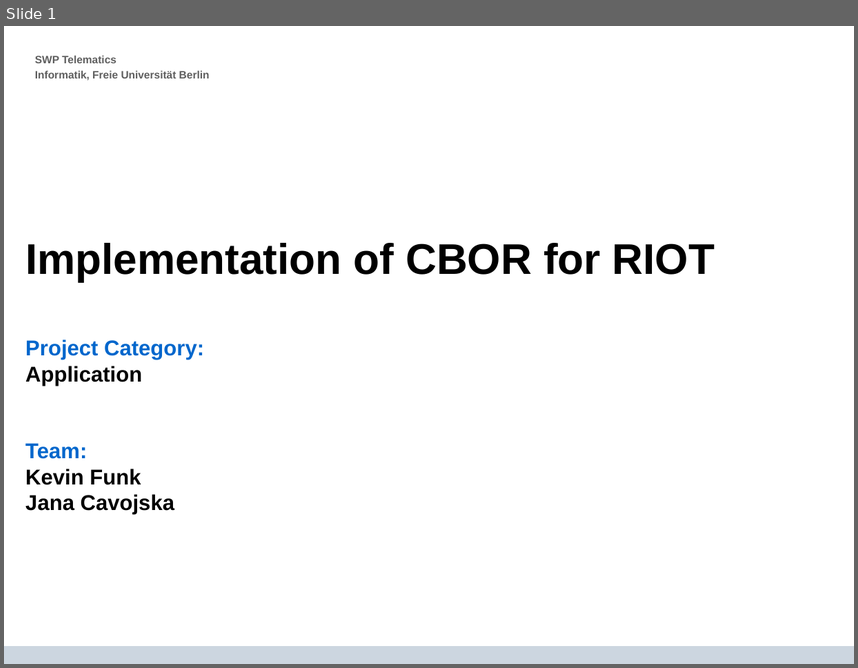
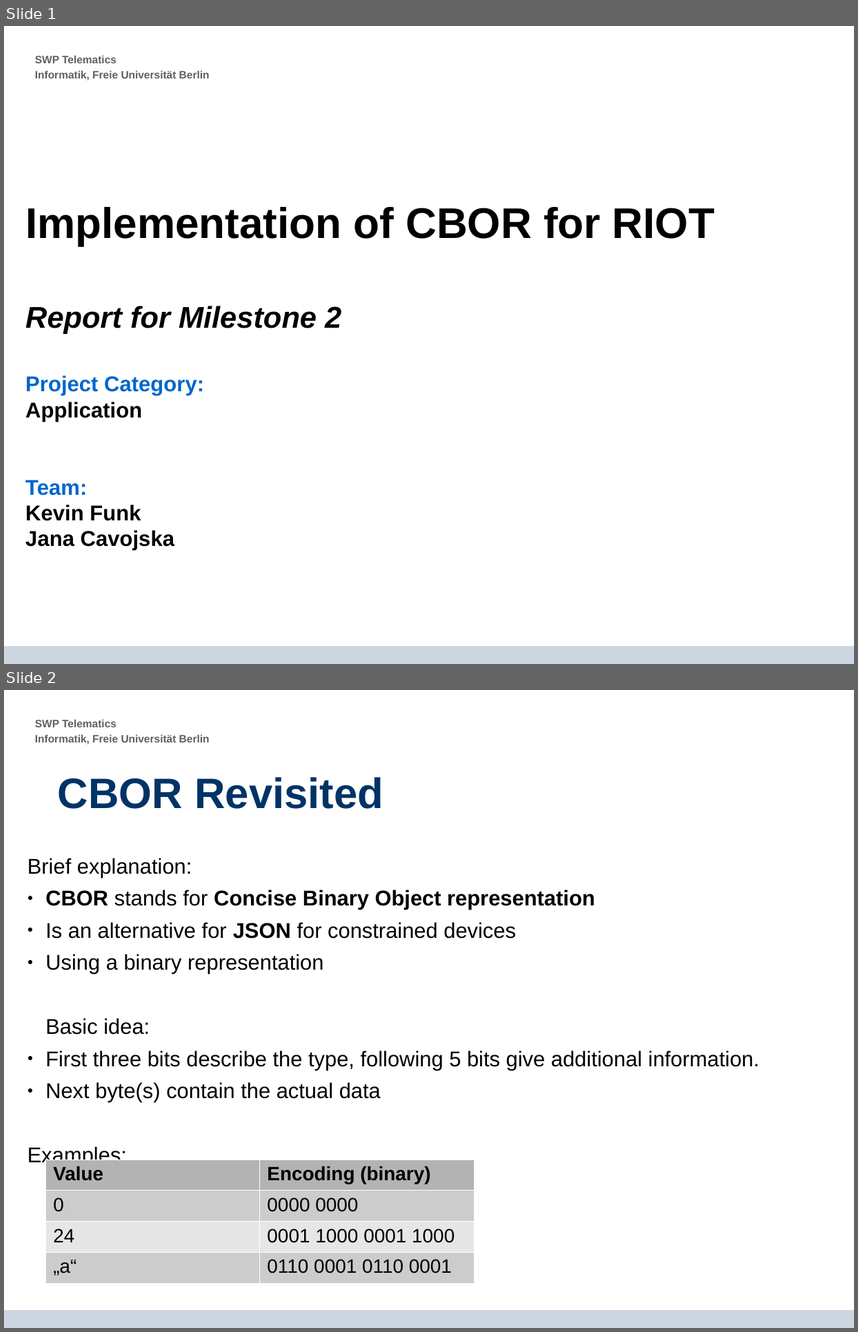
Before and after one commit to krf/cbor-for-riot, a slide deck: CBOR-Presentation_2014-06-17.odp. Shown one above the other, each under a label of ours: slide 1 before the commit, slides 1 and 2 after it. The pictures are 858x668 and 858x1332 pixels, drawn with LibreOffice and Linux fonts; fonts in the diff are those of the drawing; background and template pictures are left out. Boxes give left, top, right and bottom in pixels: in the first picture for what was removed or moved away, otherwise in the second. Text is boxed around its words. In the diff, an @@ line names an element or a change of style, - is before the commit and + after.

```diff
--- a/CBOR-Presentation_2014-06-17.odp
+++ b/CBOR-Presentation_2014-06-17.odp
@@ slide 2 added at bbox=[4, 690, 854, 1328], background #FFFFFF; not listed: 2 template elements that a slide beside it also shows @@
@@ title added at bbox=[58, 777, 383, 809], 39.7 pt, text #003366, bold @@
+CBOR Revisited
@@ text added at bbox=[27, 858, 760, 1166], 19.9 pt, text #000000 @@
+Brief explanation:
+● CBOR stands for Concise Binary Object representation
+● Is an alternative for JSON for constrained devices
+● Using a binary representation
+Basic idea:
+● First three bits describe the type, following 5 bits give additional information.
+● Next byte(s) contain the actual data
+Examples:
@@ table added at bbox=[45, 1159, 475, 1278], 4 rows, 2 columns @@
+Value | Encoding (binary)
+0 | 0000 0000
+24 | 0001 1000 0001 1000
+„a“ | 0110 0001 0110 0001
@@ slide 1 changed as well @@
@@ subtitle at bbox=[25, 305, 341, 334]: paragraph added @@
+Report for Milestone 2
```
Also in this commit, not shown: 4 other slides changed, 3 other slides added, 1 slide removed.
